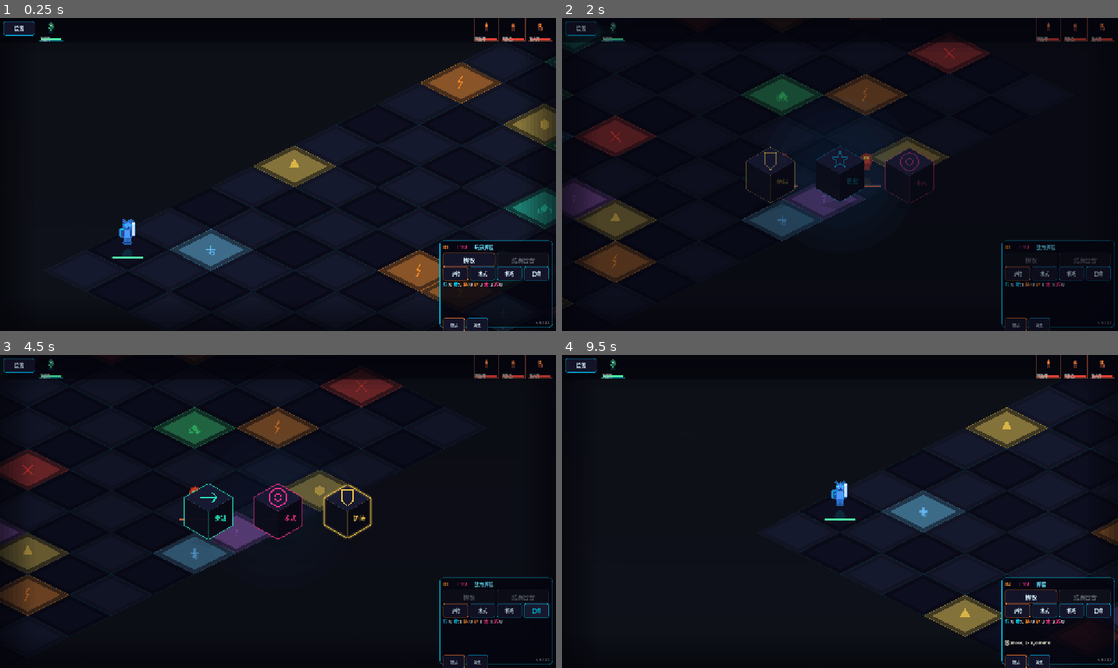
Above: before the commit, frames 1-4 (two rows, left to right).
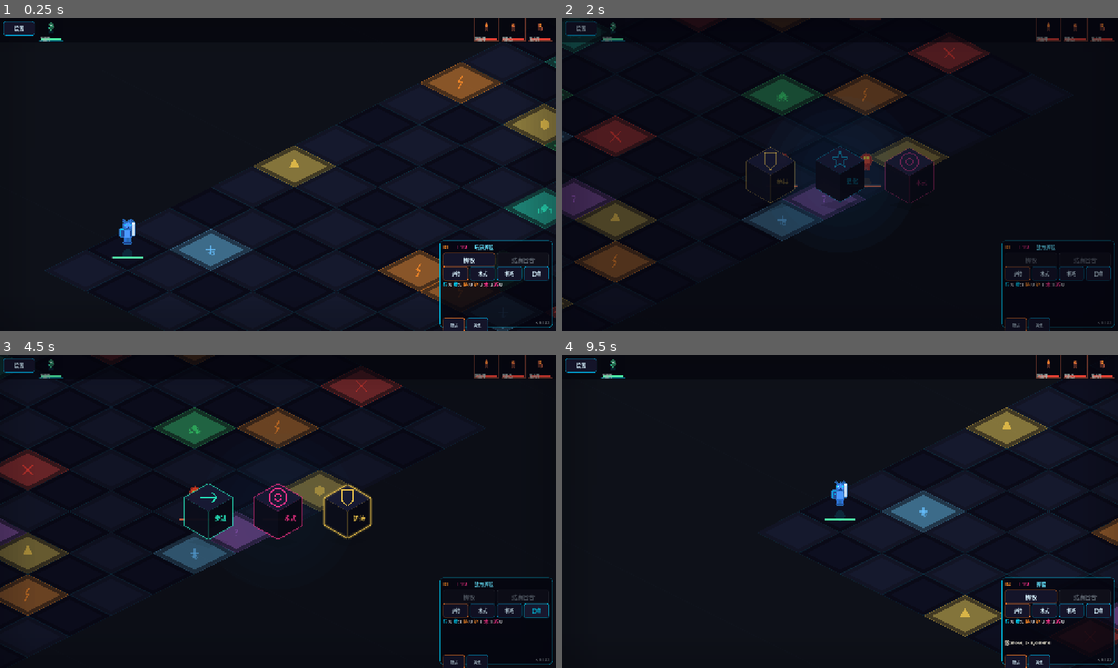
Above: after the commit, the same moments.

Repository: 9G420/CyberTao8
Game: Godot game, scene res://Scenes/Main.tscn
Two runs of this game, one before a commit and one after it. Both use one fixed random seed, a clock stepped at 60 frames per second and the inputs below.
Inputs:
- Up to frame 1 (0.25 s): no input
- Up to frame 2 (2 s): click "掷骰" at 0.5 s; click "结束回合" at 1.25 s
- Up to frame 3 (4.5 s): click "护持" at 2 s; click "术式" at 2.75 s; click "机巧" at 3.5 s; click "召唤" at 4.25 s
- Up to frame 4 (9.5 s): click "测试" at 5 s; click "牌组" at 5.75 s; click "设置" at 6.5 s; click "结束回合" at 7.25 s; click "逃跑（-1 HP）" at 8 s; click "掷骰" at 8.75 s

The runs differ from the first frame. In frame 1, 0.8% of the frame differs, in the area x 88-100%, y 12-100%; in frame 2, 0.1%; in frame 3, 0.4%; in frame 4, 0.2%.

Commit message:
fix(v0.1.98): 修复2D中键视角兼容并降低棋盘外黑边

Diff:
--- a/CyberTao_Dice_Beast_Protocol/Project/Scripts/UI/BoardView.gd
+++ b/CyberTao_Dice_Beast_Protocol/Project/Scripts/UI/BoardView.gd
@@ -149,20 +149,31 @@
 			_apply_zoom(-ZOOM_STEP, mb.position)
 			accept_event()
 			return
-	# 右键拖拽平移
+	# 右键拖拽平移 / 中键视角（兼容 Alt/Shift+右键）
 	if event is InputEventMouseButton:
 		var mb: InputEventMouseButton = event as InputEventMouseButton
 		if mb.button_index == MOUSE_BUTTON_RIGHT:
+			var want_orbit: bool = Input.is_key_pressed(KEY_ALT) or Input.is_key_pressed(KEY_SHIFT)
 			if mb.pressed:
-				_drag_active = true
-				_drag_start_pos = mb.position
-				_drag_start_origin = iso_origin
+				if want_orbit:
+					_orbit_active = true
+					_orbit_start_pos = mb.position
+					_orbit_start_zoom = _zoom
+					_orbit_start_pitch = _view_pitch_offset
+					_orbit_start_yaw = _view_yaw_offset
+					_drag_active = false
+				else:
+					_drag_active = true
+					_drag_start_pos = mb.position
+					_drag_start_origin = iso_origin
 			else:
-				_drag_active = false
-				_drag_offset = iso_origin - _iso_origin_target
+				if _drag_active:
+					_drag_active = false
+					_drag_offset = iso_origin - _iso_origin_target
+				_orbit_active = false
 			accept_event()
 			return
-		# v0.1.95：中键拖拽调2D视角（上�?俯仰/左右=缩放�?
+		# 中键优先视角调整
 		if mb.button_index == MOUSE_BUTTON_MIDDLE:
 			if mb.pressed:
 				_orbit_active = true
@@ -170,6 +181,7 @@
 				_orbit_start_zoom = _zoom
 				_orbit_start_pitch = _view_pitch_offset
 				_orbit_start_yaw = _view_yaw_offset
+				_drag_active = false
 			else:
 				_orbit_active = false
 			accept_event()
@@ -368,6 +380,8 @@
 
 # Layer 1: 等距程序化菱形网格（含环境填充）
 func _draw_layer_grid(pulse: float) -> void:
+	# v0.1.98：先铺底色，避免棋盘外出现纯黑
+	draw_rect(Rect2(0, 0, 1280, 720), Color(0.04, 0.06, 0.09, 0.96), true)
 	IsoTileRenderer.draw_board(self, iso_origin, board_manager, pulse, _zoom)
 
 # Layer 2: 叠层符号（高起贴图已区分格类型，此层仅补充文�?特殊标记�?
@@ -633,7 +647,7 @@
 	var steps: int = 8
 	for i in range(steps):
 		var ratio: float = float(i) / float(steps)
-		var a: float = 0.55 * (1.0 - ratio)
+		var a: float = 0.18 * (1.0 - ratio)
 		var col: Color = Color(0.01, 0.01, 0.03, a)
 		var t: float = band * ratio
 		# �?
Not shown, changed: CyberTao_Dice_Beast_Protocol/Logs/AI_Employee_Guide_v3.md
Not shown, changed: CyberTao_Dice_Beast_Protocol/Logs/Mulerun_Work_Report.md
Not shown, changed: CyberTao_Dice_Beast_Protocol/Logs/changelog_v0.1.md
